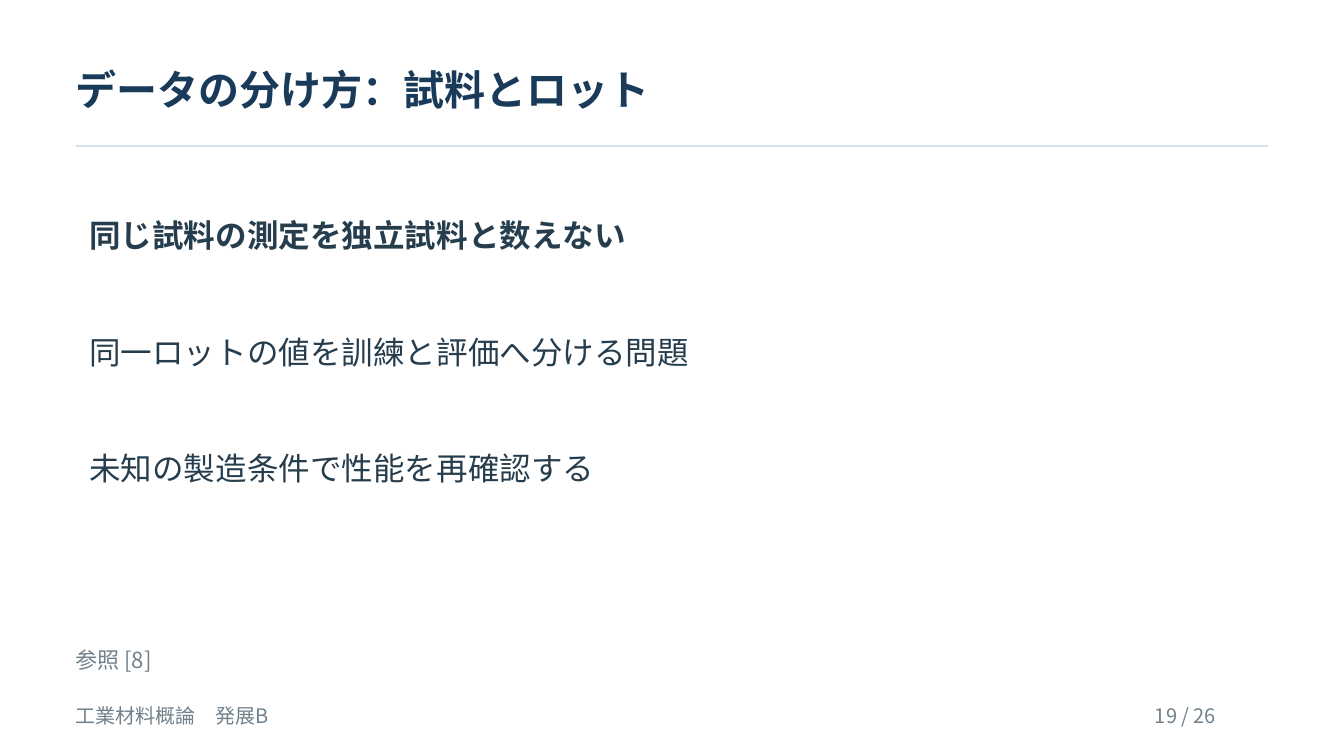
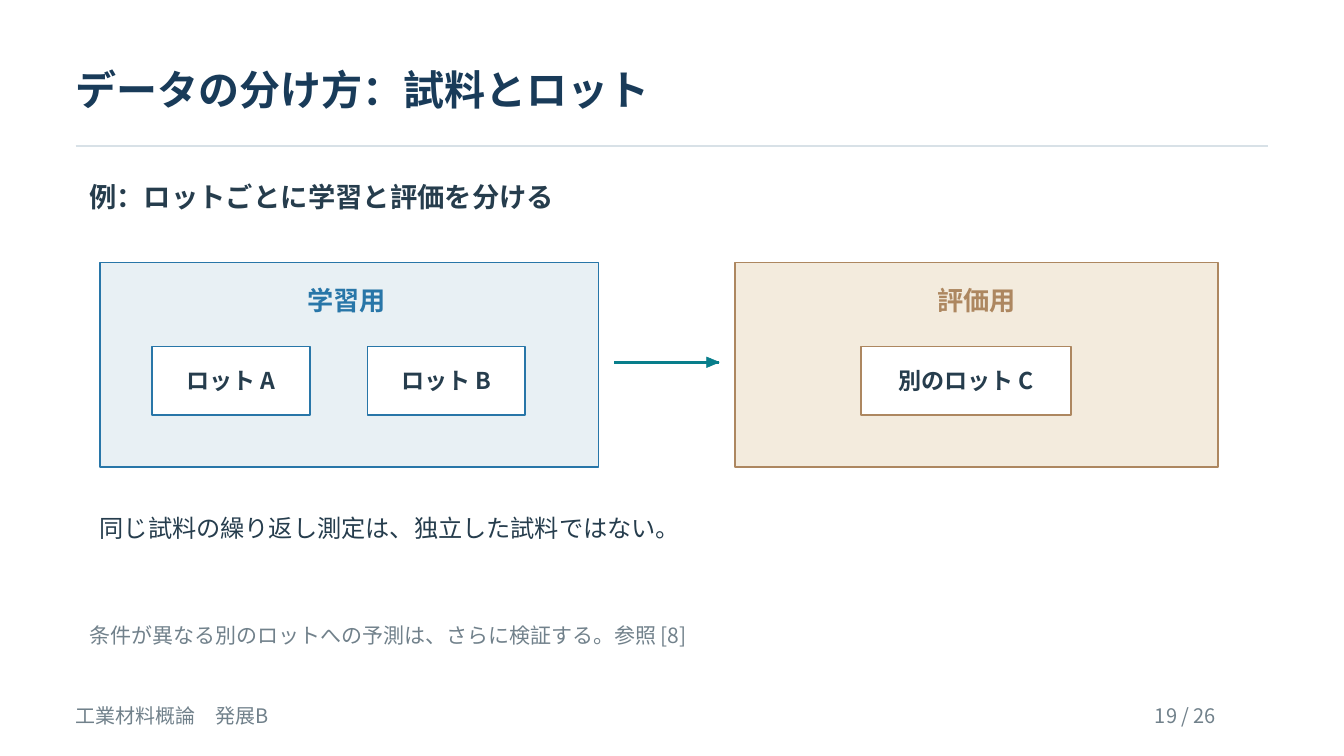
Before and after one commit to zooc-14calbp/industrial-materials-course, a slide deck: slide 19 of 学生用/発展教材/B_先端素材・新素材/発展B_先端素材・新素材.pptx. Drawn at 1344x756 pixels with LibreOffice and Linux fonts; fonts in the diff are those of the drawing. Boxes give left, top, right and bottom in pixels: in the first picture for what was removed or moved away, otherwise in the second. Text is boxed around its words. In the diff, an @@ line names an element or a change of style, - is before the commit and + after.

```diff
--- a/学生用/発展教材/B_先端素材・新素材/発展B_先端素材・新素材.pptx
+++ b/学生用/発展教材/B_先端素材・新素材/発展B_先端素材・新素材.pptx
@@ text added at [89, 183, 554, 210], 19.5 pt, text #263D4D, bold @@
+例：ロットごとに学習と評価を分ける
@@ rectangle added at [100, 262, 599, 467], fill #E8F0F4, outline #2876A8 1.28 pt @@
@@ rectangle added at [735, 262, 1218, 467], fill #F3EBDD, outline #AD8760 1.28 pt @@
@@ text added at [307, 287, 386, 313], 18.8 pt, text #2876A8, bold @@
+学習用
@@ text added at [937, 288, 1016, 313], 18.8 pt, text #AD8760, bold @@
+評価用
@@ text removed at [89, 337, 689, 367] @@
-同一ロットの値を訓練と評価へ分ける問題
@@ rectangle added at [152, 347, 310, 415], fill #FFFFFF, outline #2876A8 1.28 pt @@
@@ rectangle added at [368, 347, 525, 415], fill #FFFFFF, outline #2876A8 1.28 pt @@
@@ freeform shape added at [707, 357, 719, 367], fill #087E8B, outline #087E8B 0.38 pt @@
@@ rectangle added at [861, 347, 1071, 415], fill #FFFFFF, outline #AD8760 1.28 pt @@
@@ text added at [186, 370, 276, 391], 16.5 pt, text #263D4D, bold @@
+ロット A
@@ text added at [401, 370, 492, 391], 16.5 pt, text #263D4D, bold @@
+ロット B
@@ freeform shape added at [614, 362, 719, 363], outline #087E8B 2.25 pt @@
@@ text added at [898, 370, 1034, 391], 16.5 pt, text #263D4D, bold @@
+別のロット C
@@ text removed at [89, 453, 594, 483] @@
-未知の製造条件で性能を再確認する
@@ text at [100, 516, 680, 539]: text changed; size 22.5 to 17.2 pt; bold off @@
-同じ試料の測定を独立試料と数えない
+同じ試料の繰り返し測定は、独立した試料ではない。
@@ text added at [89, 625, 687, 647], 15 pt, text #71818B @@
+条件が異なる別のロットへの予測は、さらに検証する。参照 [8]
@@ text removed at [76, 649, 152, 672] @@
-参照 [8]
```
Also in this commit, not shown: 1 other slide changed, 26 other files.
